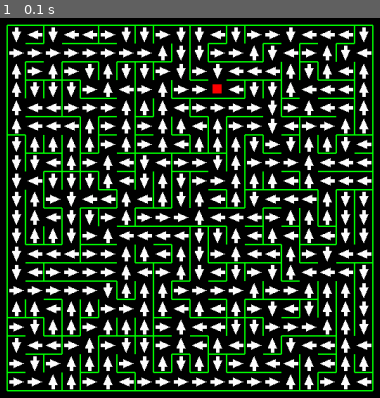
Above: before the commit, frame 1.
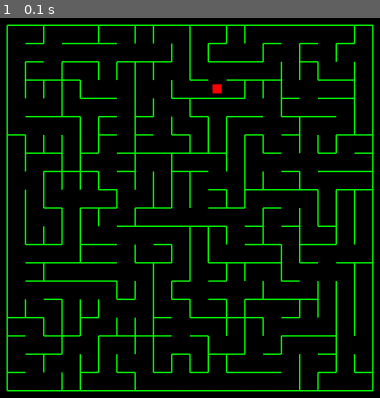
Above: after the commit, the same moment.

Repository: SpootyIsBest/RL_Labyrinth_-_Algorithm_Comparison_AP
Game: pygame game, started from maze_creator.py
Same seed, same stepped clock (60 frames per second), same inputs: the game is played once before the commit and once after it.
Inputs:
- Up to frame 1 (0.1 s): no input

The runs differ from the first frame. In frame 1, 23% of the frame differs, in the area x 2-98%, y 2-98%.

Commit message:
maze printing bug (walls not being removed without arrows being drawn)

Diff:
--- a/maze_creator.py
+++ b/maze_creator.py
@@ -125,31 +125,38 @@
                         case "Up":
                             arrow = self.arrow_polygon((cor_x+(rect_size/2), cor_y+rect_size - arrow_padding),
                                                        (cor_x+(rect_size/2), cor_y + arrow_padding))
-                            self.maze_walls[x][y][0] = ""
-                            if(y > 0):
-                                self.maze_walls[x][y-1][1] = ""
-
                         case "Down":
                             arrow = self.arrow_polygon((cor_x+(rect_size/2), cor_y + arrow_padding),
                                                        (cor_x+(rect_size/2), cor_y+rect_size - arrow_padding))
-                            self.maze_walls[x][y][1] = ""
-                            if(y < self.maze_size_height - 1):
-                                self.maze_walls[x][y+1][0] = ""
                         case "Left":
                             arrow = self.arrow_polygon((cor_x+rect_size - arrow_padding, cor_y+(rect_size/2)),
                                                        (cor_x + arrow_padding, cor_y+(rect_size/2)))
-                            self.maze_walls[x][y][2] = ""
-                            if(x > 0):
-                                self.maze_walls[x-1][y][3] = ""
                         case "Right":
                             arrow = self.arrow_polygon((cor_x + arrow_padding, cor_y+(rect_size/2)),
                                                        (cor_x+rect_size - arrow_padding, cor_y+(rect_size/2)))
-                            self.maze_walls[x][y][3] = ""
-                            if(x < self.maze_size_width - 1):
-                                self.maze_walls[x+1][y][2] = ""
                         case "Center":
                             continue
                     pygame.draw.polygon(screen, pygame.Color("white"), arrow)
+                match arrow_direction:
+                    case "Up":
+                        self.maze_walls[x][y][0] = ""
+                        if(y > 0):
+                            self.maze_walls[x][y-1][1] = ""
+                    case "Down":
+                        self.maze_walls[x][y][1] = ""
+                        if(y < self.maze_size_height - 1):
+                            self.maze_walls[x][y+1][0] = ""
+                    case "Left":
+                        self.maze_walls[x][y][2] = ""
+                        if(x > 0):
+                            self.maze_walls[x-1][y][3] = ""
+                    case "Right":
+                        self.maze_walls[x][y][3] = ""
+                        if(x < self.maze_size_width - 1):
+                            self.maze_walls[x+1][y][2] = ""
+                    case "Center":
+                        continue
+
                 # print(x, y, arrow_direction, self.maze_walls[x][y])
                 for i,wall in enumerate(self.maze_walls[x][y]):
                     if(wall == "Wall"):
@@ -251,7 +258,7 @@
         if event.type == pygame.QUIT:
             running = False
     screen.fill((0,0,0))
-    maze1.draw_maze(100,100,100)
+    maze1.draw_maze(100,100,100,False)
     pygame.display.flip()
 
     clock.tick(60)
